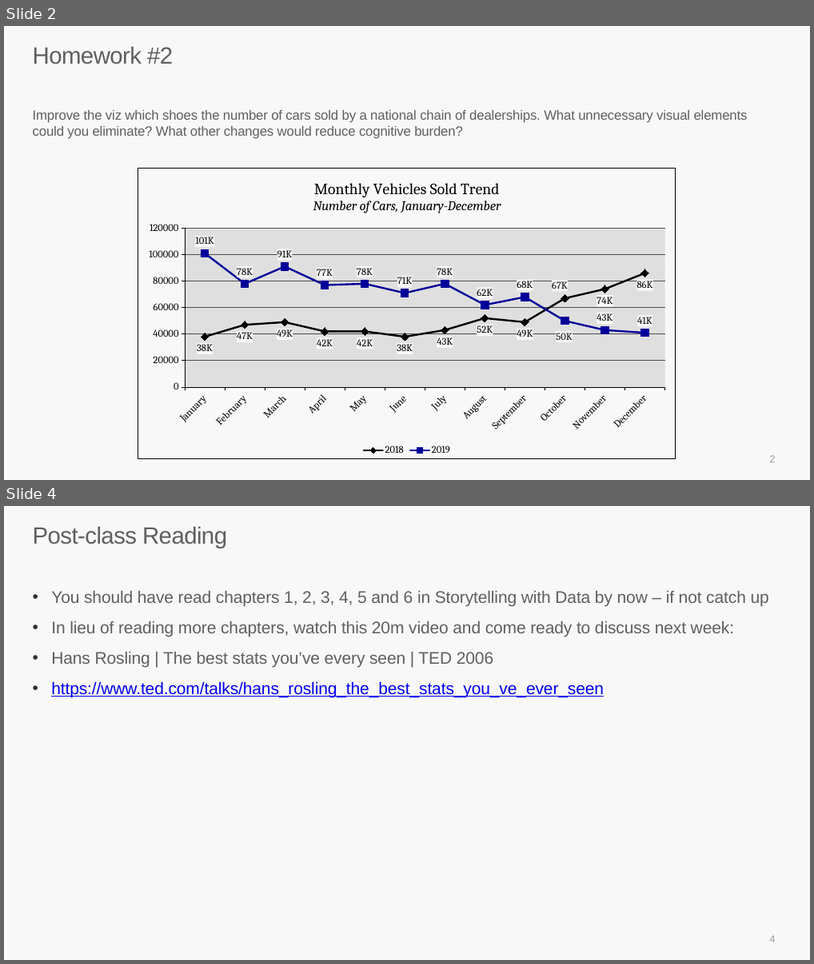
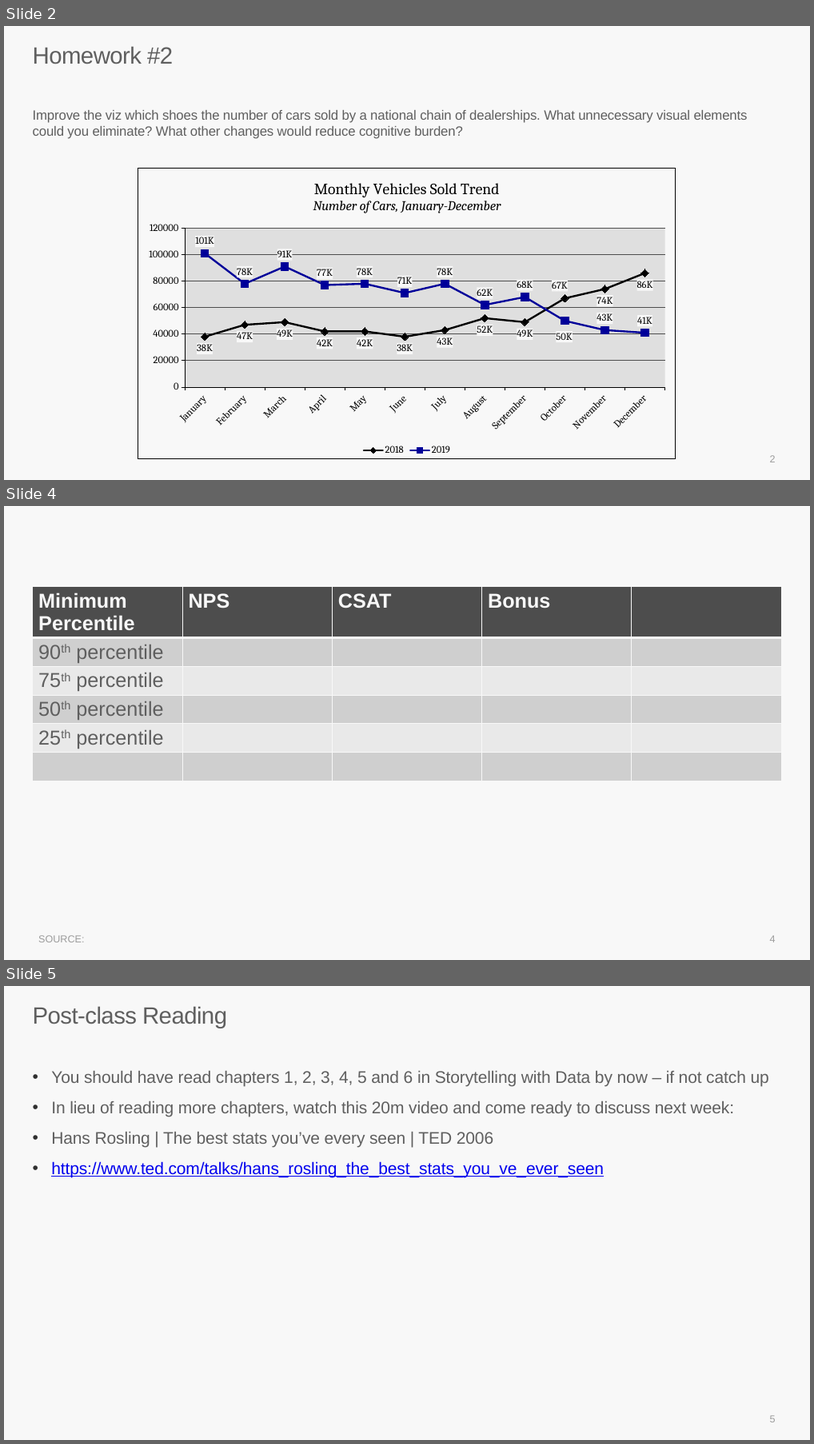
Before and after one commit to jeffreyxparker/stat495rFall2020, a slide deck: Week 4 - Gestalt Principals/Week 4 Homework.pptx. Shown one above the other, each under a label of ours: slides 2 and 4 before the commit, slides 2, 4 and 5 after it; the slides between them are not shown. The pictures are 814x964 and 814x1444 pixels, drawn with LibreOffice and Linux fonts; fonts in the diff are those of the drawing. Boxes give left, top, right and bottom in pixels: in the first picture for what was removed or moved away, otherwise in the second. Text is boxed around its words. In the diff, an @@ line names an element or a change of style, - is before the commit and + after.

```diff
--- a/Week 4 - Gestalt Principals/Week 4 Homework.pptx
+++ b/Week 4 - Gestalt Principals/Week 4 Homework.pptx
@@ slide 4 added at [4, 506, 810, 960], background #F8F8F8 @@
@@ table added at [33, 587, 782, 792], 6 rows, 5 columns @@
+Minimum Percentile | NPS | CSAT | Bonus | 
+90th percentile |  |  |  | 
+75th percentile |  |  |  | 
+50th percentile |  |  |  | 
+25th percentile |  |  |  | 
+ |  |  |  | 
@@ text added at [38, 935, 84, 942], 12 pt, text #9D9D9D @@
+SOURCE:
@@ page number added at [770, 935, 776, 942], 12 pt, text #9D9D9D @@
+4
@@ what was slide 4 is now slide 5 @@
@@ page number at [770, 1415, 776, 1422]: text changed @@
-4
+5
```
Also in this commit, not shown: 1 slide changed, 3 other files.
